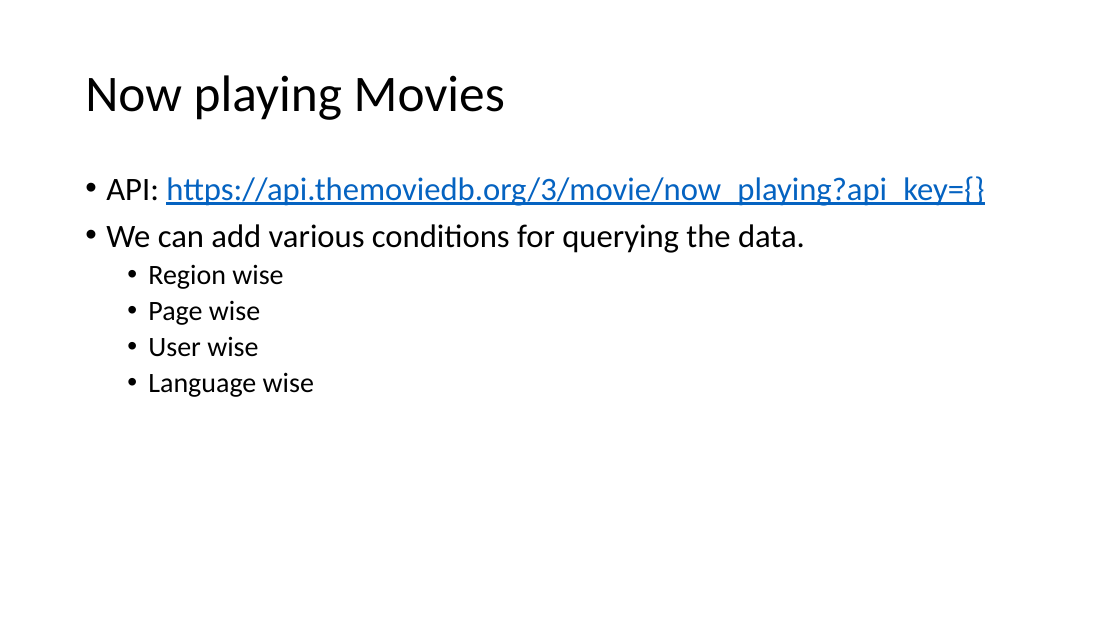
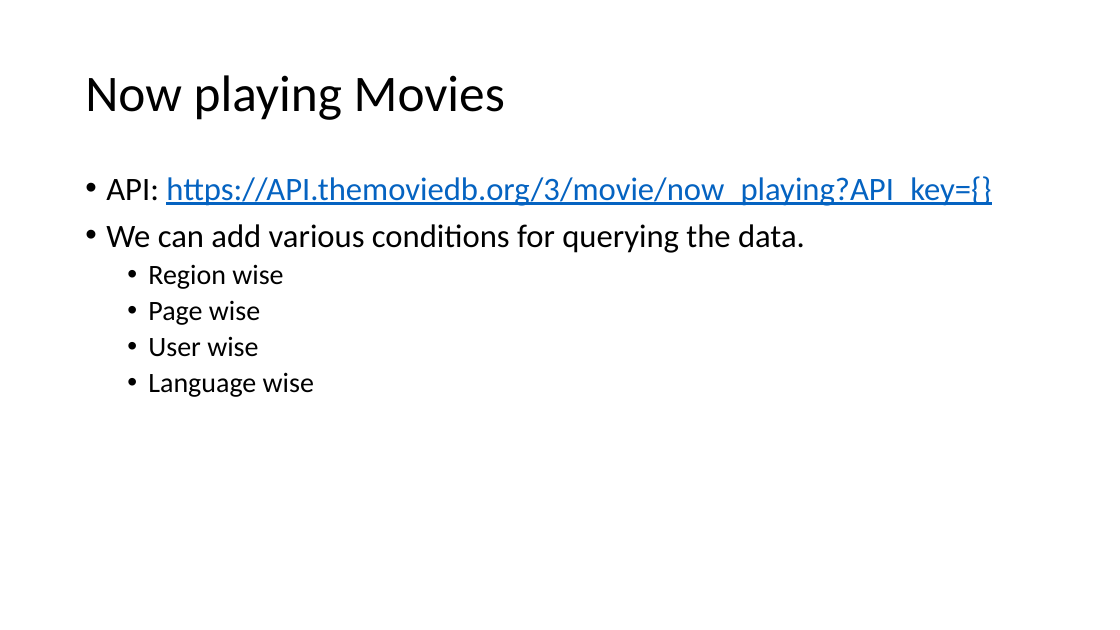
Before and after one commit to akhiln28/ontology_assignment2, a slide deck: slide 7 of presentation.pptx. Drawn at 1120x630 pixels with LibreOffice and Linux fonts; fonts in the diff are those of the drawing. Boxes give left, top, right and bottom in pixels: in the first picture for what was removed or moved away, otherwise in the second. Text is boxed around its words. In the diff, an @@ line names an element or a change of style, - is before the commit and + after.

```diff
--- a/presentation.pptx
+++ b/presentation.pptx
@@ text at (106, 176, 991, 206): text changed @@
-• API: https://api.themoviedb.org/3/movie/now_playing?api_key={}
+• API: https://API.themoviedb.org/3/movie/now_playing?API_key={}
```
Also in this commit, not shown: 6 other slides changed, 6 other files.
